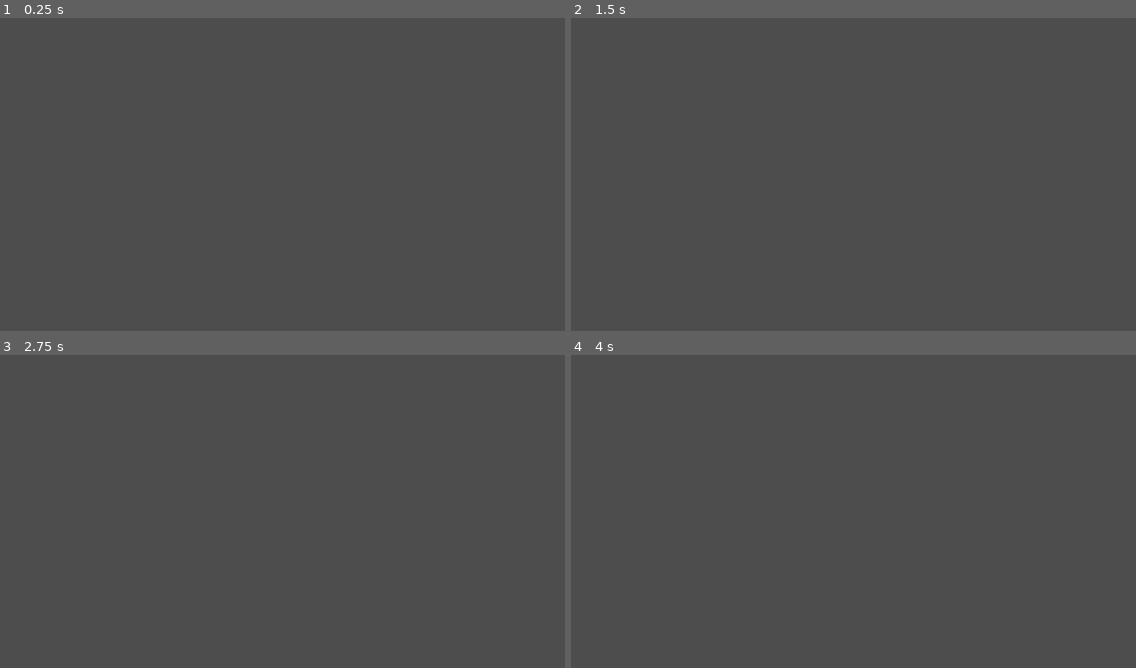
Above: before the commit, frames 1-4 (two rows, left to right).
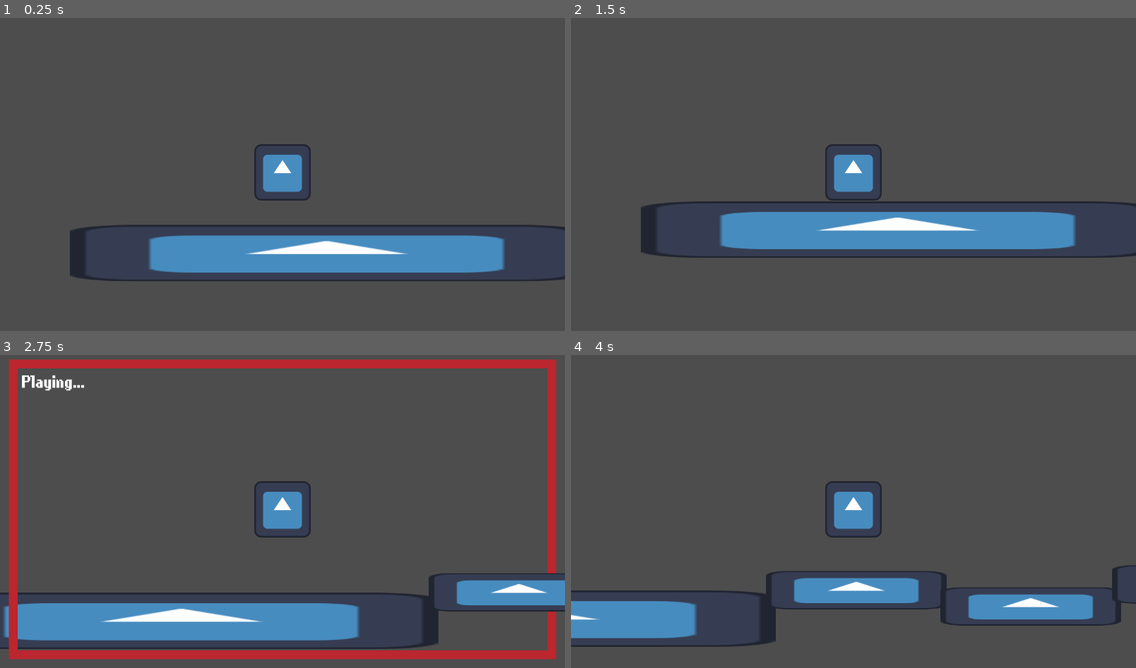
Above: after the commit, the same moments.

Repository: lucassillitoe/Steel_Jam_4_repo
Game: Godot game, scene res://Scenes/world.tscn
Two runs of this game, one before a commit and one after it. Both use one fixed random seed, a clock stepped at 60 frames per second and the inputs below. The engine's default icon, where the game draws it, is replaced by a stand-in: a white triangle on a blue panel in a dark square.
Inputs:
- Up to frame 1 (0.25 s): no input
- Up to frame 2 (1.5 s): tap Enter (Enter playback) at 0.5 s; hold D (Right) from 0.53 s (still down); tap W (Jump) at 0.6, 0.77, 1.07, 1.35 s; tap Space at 1.25 s
- Up to frame 3 (2.75 s): tap W (Jump) at 1.52, 1.82, 2.1 s; tap Enter (Enter playback) at 2 s; release D (Right) at 2.03 s; hold A (Left) from 2.03 s (still down)
- Up to frame 4 (4 s): release A (Left) at 2.78 s; hold D (Right) from 2.78 s (still down); tap W (Jump) at 2.85, 3.02, 3.32, 3.6, 3.77 s

The runs differ from the first frame. In frame 1, 10% of the frame differs, in the area x 12-100%, y 40-85%; in frame 2, 10%; in frame 3, 20%, in the area x 0-100%, y 1-98%; in frame 4, 9.3%.

Commit message:
Overlay for playback mode

Diff:
--- a/steel-jam-4/Scenes/Camera.tscn
+++ b/steel-jam-4/Scenes/Camera.tscn
@@ -1,4 +1,11 @@
 [gd_scene format=3 uid="uid://ufwv365gldxh"]
+
+[ext_resource type="Script" uid="uid://pfw624ta6ke4" path="res://Scripts/UIForPlaybackMode.gd" id="1_na4qu"]
+[ext_resource type="FontFile" uid="uid://bc48fedfock2y" path="res://Assets/PixelPurl.ttf" id="1_yqtc1"]
+
+[sub_resource type="LabelSettings" id="LabelSettings_4hww8"]
+font = ExtResource("1_yqtc1")
+font_size = 50
 
 [node name="Camera" type="Node2D" unique_id=640432073]
 
@@ -9,3 +16,75 @@
 anchors_preset = 0
 offset_right = 40.0
 offset_bottom = 40.0
+
+[node name="Playback overlay" type="Control" parent="UI" unique_id=808164939]
+anchors_preset = 0
+offset_right = 40.0
+offset_bottom = 40.0
+script = ExtResource("1_na4qu")
+
+[node name="ColorRect" type="ColorRect" parent="UI/Playback overlay" unique_id=1604067812]
+layout_mode = 1
+anchors_preset = 4
+anchor_top = 0.5
+anchor_bottom = 0.5
+offset_left = -620.0
+offset_top = -360.0
+offset_right = -600.0
+offset_bottom = 320.0
+grow_vertical = 2
+offset_transform_position = Vector2(-0.37, 0)
+color = Color(0.73333335, 0.14901961, 0.18431373, 1)
+
+[node name="ColorRect2" type="ColorRect" parent="UI/Playback overlay" unique_id=1163712669]
+layout_mode = 1
+anchors_preset = 4
+anchor_top = 0.5
+anchor_bottom = 0.5
+offset_left = 600.0
+offset_top = -360.0
+offset_right = 620.0
+offset_bottom = 320.0
+grow_vertical = 2
+offset_transform_position = Vector2(-0.37, 0)
+color = Color(0.73333335, 0.14901961, 0.18431373, 1)
+
+[node name="ColorRect3" type="ColorRect" parent="UI/Playback overlay" unique_id=644566939]
+layout_mode = 1
+anchors_preset = 4
+anchor_top = 0.5
+anchor_bottom = 0.5
+offset_left = -620.0
+offset_top = -360.0
+offset_right = 620.0
+offset_bottom = -340.0
+grow_vertical = 2
+offset_transform_position = Vector2(-0.37, 0)
+color = Color(0.73333335, 0.14901961, 0.18431373, 1)
+
+[node name="ColorRect4" type="ColorRect" parent="UI/Playback overlay" unique_id=1991971685]
+layout_mode = 1
+anchors_preset = 4
+anchor_top = 0.5
+anchor_bottom = 0.5
+offset_left = -620.0
+offset_top = 300.0
+offset_right = 620.0
+offset_bottom = 320.0
+grow_vertical = 2
+offset_transform_position = Vector2(-0.37, 0)
+color = Color(0.73333335, 0.14901961, 0.18431373, 1)
+
+[node name="Label" type="Label" parent="UI/Playback overlay" unique_id=969559795]
+layout_mode = 1
+anchors_preset = -1
+anchor_left = -16.0
+anchor_top = -9.0
+anchor_right = -16.0
+anchor_bottom = -9.0
+offset_left = 50.0
+offset_top = 50.0
+offset_right = 194.0
+offset_bottom = 94.0
+text = "Playing..."
+label_settings = SubResource("LabelSettings_4hww8")
--- a/steel-jam-4/Scenes/Player.tscn
+++ b/steel-jam-4/Scenes/Player.tscn
@@ -2,6 +2,7 @@
 
 [ext_resource type="Script" path="res://Scripts/PlayerMovement.gd" id="1_kpjcp"]
 [ext_resource type="Texture2D" uid="uid://bstjl6eg77tw5" path="res://Assets/Icons/icon.svg" id="2_kne1u"]
+[ext_resource type="PackedScene" uid="uid://ufwv365gldxh" path="res://Scenes/Camera.tscn" id="3_gntrk"]
 
 [sub_resource type="SpriteFrames" id="SpriteFrames_e80uo"]
 animations = [{
@@ -28,4 +29,4 @@
 position = Vector2(-0.5, -1)
 shape = SubResource("RectangleShape2D_cxr5p")
 
-[node name="Player" type="Node2D" parent="." unique_id=1124715086]
+[node name="Camera" parent="." unique_id=640432073 instance=ExtResource("3_gntrk")]
--- a/steel-jam-4/Scenes/world.tscn
+++ b/steel-jam-4/Scenes/world.tscn
@@ -1,19 +1,18 @@
 [gd_scene format=3 uid="uid://bkuljb8ttmm4u"]
 
-[ext_resource type="Script" uid="uid://w61ke2cfyl54" path="res://Scripts/world.gd" id="1_5a7ea"]
-[ext_resource type="Texture2D" uid="uid://bstjl6eg77tw5" path="res://Assets/Icons/icon.svg" id="1_go701"]
-[ext_resource type="PackedScene" uid="uid://8n0qk2i80rta" path="res://Scenes/Player.tscn" id="2_5a7ea"]
-[ext_resource type="PackedScene" uid="uid://0hfb7pye7juf" path="res://Scenes/level_1.tscn" id="2_fo5ed"]
-[ext_resource type="PackedScene" uid="uid://b5txh8gsi65ks" path="res://Scenes/level_2.tscn" id="3_5ukr8"]
-[ext_resource type="Script" uid="uid://d0dc3jpk27em8" path="res://Scripts/ArrayInputGathering.gd" id="6_5ukr8"]
-[ext_resource type="PackedScene" uid="uid://ufwv365gldxh" path="res://Scenes/Camera.tscn" id="6_o06y3"]
+[ext_resource type="Script" uid="uid://w61ke2cfyl54" path="res://Scripts/world.gd" id="1_45d1s"]
+[ext_resource type="PackedScene" uid="uid://0hfb7pye7juf" path="res://Scenes/level_1.tscn" id="2_y7y61"]
+[ext_resource type="PackedScene" uid="uid://b5txh8gsi65ks" path="res://Scenes/level_2.tscn" id="3_q2d71"]
+[ext_resource type="Texture2D" uid="uid://bstjl6eg77tw5" path="res://Assets/Icons/icon.svg" id="4_uo7di"]
+[ext_resource type="PackedScene" uid="uid://8n0qk2i80rta" path="res://Scenes/Player.tscn" id="5_kn06e"]
+[ext_resource type="Script" uid="uid://d0dc3jpk27em8" path="res://Scripts/ArrayInputGathering.gd" id="6_7yo87"]
 
 [sub_resource type="RectangleShape2D" id="RectangleShape2D_t07qy"]
 size = Vector2(1167, 129)
 
 [node name="World" type="Node2D" unique_id=555161220]
-script = ExtResource("1_5a7ea")
-RoomsArray = Array[PackedScene]([ExtResource("2_fo5ed"), ExtResource("3_5ukr8")])
+script = ExtResource("1_45d1s")
+RoomsArray = Array[PackedScene]([ExtResource("2_y7y61"), ExtResource("3_q2d71")])
 
 [node name="Floor" type="StaticBody2D" parent="." unique_id=315756783]
 position = Vector2(566, 655.00006)
@@ -21,16 +20,14 @@
 
 [node name="Sprite2D" type="Sprite2D" parent="Floor" unique_id=2078496933]
 scale = Vector2(9.1, 1)
-texture = ExtResource("1_go701")
+texture = ExtResource("4_uo7di")
 
 [node name="CollisionShape2D" type="CollisionShape2D" parent="Floor" unique_id=1435258774]
 position = Vector2(4.5, -1.5)
 shape = SubResource("RectangleShape2D_t07qy")
 
-[node name="Player" parent="." unique_id=1786778758 instance=ExtResource("2_5a7ea")]
+[node name="Player" parent="." unique_id=1786778758 instance=ExtResource("5_kn06e")]
 position = Vector2(466, 443)
 
-[node name="Camera" parent="." unique_id=640432073 instance=ExtResource("6_o06y3")]
-
 [node name="Player input" type="Node" parent="." unique_id=1558028905]
-script = ExtResource("6_5ukr8")
+script = ExtResource("6_7yo87")
--- a/steel-jam-4/Scripts/ArrayInputGathering.gd
+++ b/steel-jam-4/Scripts/ArrayInputGathering.gd
@@ -44,38 +44,39 @@
 
 
 	#When playing back inputs
-	if currentState == state.PLAYING_BACK:
-		#check is array contains elements
-		if not inputContainer.is_empty():
-			print("Playing back", playbackIndex, "/", len(inputContainer))
+	if currentState == state.PLAYING_BACK and not inputContainer.is_empty():
+		print("Playing back", playbackIndex, "/", len(inputContainer))
 
 
 			#Executes the input
-			var inputsThisTick = inputContainer[playbackIndex]
+		var inputsThisTick = inputContainer[playbackIndex]
 
-			if inputs.JUMP in inputsThisTick:
-				player.Jump()
+		if inputs.JUMP in inputsThisTick:
+			player.Jump()
 
-			var horizontalInputSum := 0
-			if inputs.LEFT in inputsThisTick:
-				horizontalInputSum -= 1
-			if inputs.RIGHT in inputsThisTick:
-				horizontalInputSum += 1
+		var horizontalInputSum := 0
+		if inputs.LEFT in inputsThisTick:
+			horizontalInputSum -= 1
+		if inputs.RIGHT in inputsThisTick:
+			horizontalInputSum += 1
 
-			player.MoveHorizontal(horizontalInputSum, delta)
+		player.MoveHorizontal(horizontalInputSum, delta)
 
 
 			#Skips ahead if stationary to avoid waiting
-			if player.playerVelocity == Vector2(0, 0):
-				while inputContainer[playbackIndex] == [] and playbackIndex < len(inputContainer) - 1:
-					playbackIndex += 1
+		if player.playerVelocity == Vector2(0, 0):
+			while inputContainer[playbackIndex] == [] and playbackIndex < len(inputContainer) - 1:
+				playbackIndex += 1
 
 
 			#When it reaches the end of the current sequence
-			if playbackIndex >= len(inputContainer) - 1:
-				currentState = state.INPUTTING
-				inputContainer.clear()
+		if playbackIndex >= len(inputContainer) - 1:
+			currentState = state.INPUTTING
+			inputContainer.clear()
+
+				#Stops the player from moving
+			player.MoveHorizontal(0, delta)
 
 
 			#Increments the current step
-			playbackIndex += 1
+		playbackIndex += 1
--- a/steel-jam-4/Scripts/UIForMode.gd
+++ b/steel-jam-4/Scripts/UIForPlaybackMode.gd
@@ -1,6 +1,6 @@
 extends Node
 
-@onready var playerInput =  $"../../../Player input"
+@onready var playerInput =  $"../../../../Player input"
 
 # Called when the node enters the scene tree for the first time.
 func _ready() -> void:
@@ -9,7 +9,4 @@
 
 # Called every frame. 'delta' is the elapsed time since the previous frame.
 func _process(delta: float) -> void:
-	if playerInput.currentState == playerInput.state.INPUTTING:
-		self.modulate = Color(1, 0, 0, 1)
-	else:
-		self.modulate = Color(0, 1, 0, 1)
+	self.visible = (playerInput.currentState == playerInput.state.PLAYING_BACK)
Binary file added: steel-jam-4/Assets/PixelPurl.ttf
Not shown, added: steel-jam-4/Assets/PixelPurl.ttf.import
Renamed: steel-jam-4/Scripts/UIForMode.gd.uid -> steel-jam-4/Scripts/UIForPlaybackMode.gd.uid
